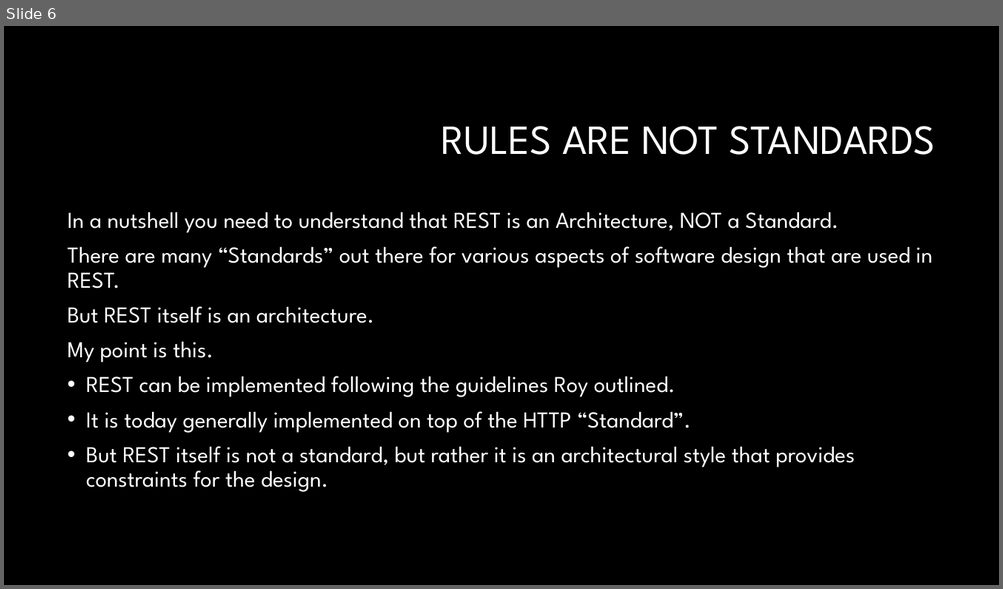
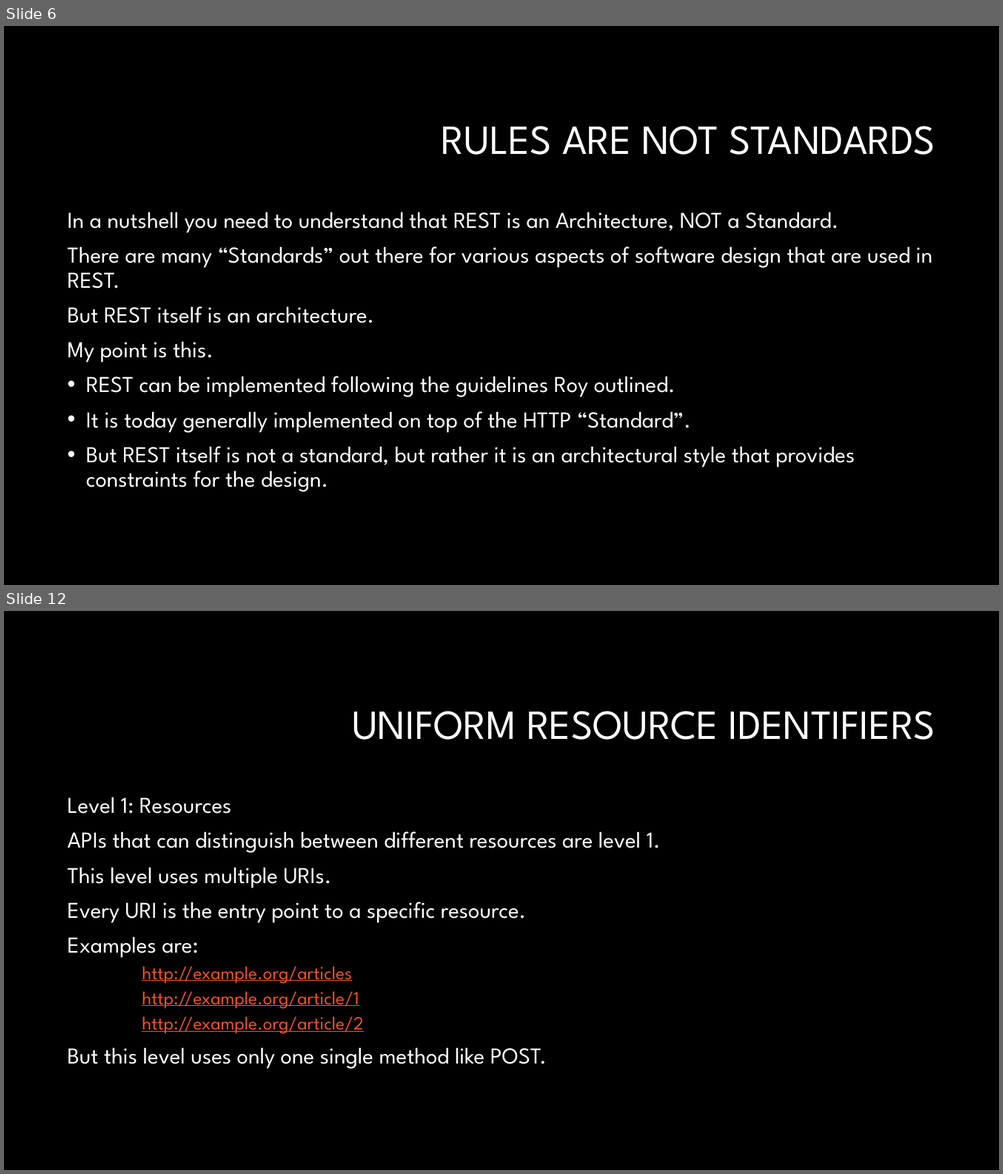
Before and after one commit to RonGarlit/RESTfulApiDemo, a slide deck: RESTful API the HATEOAS Way.pptx. Shown one above the other, each under a label of ours: slide 6 before the commit, slides 6 and 12 after it; the slides between them are not shown. The pictures are 1003x589 and 1003x1174 pixels, drawn with LibreOffice and Linux fonts; fonts in the diff are those of the drawing; background and template pictures are left out. Boxes give left, top, right and bottom in pixels: in the first picture for what was removed or moved away, otherwise in the second. Text is boxed around its words. In the diff, an @@ line names an element or a change of style, - is before the commit and + after.

```diff
--- a/RESTful API the HATEOAS Way.pptx
+++ b/RESTful API the HATEOAS Way.pptx
@@ slide 12 added at (4,611,999,1170), background #000000 @@
@@ title added at (352,711,935,740), 40 pt, text #FFFFFF @@
+UNIFORM RESOURCE IDENTIFIERS
@@ text added at (68,797,660,1069), 22 pt, text #FFFFFF @@
+Level 1: Resources
+APIs that can distinguish between different resources are level 1.
+This level uses multiple URIs.
+Every URI is the entry point to a specific resource.
+Examples are:
+    http://example.org/articles
+    http://example.org/article/1
+    http://example.org/article/2
+But this level uses only one single method like POST.
```
Also in this commit, not shown: 1 slide changed, 9 other slides added.
